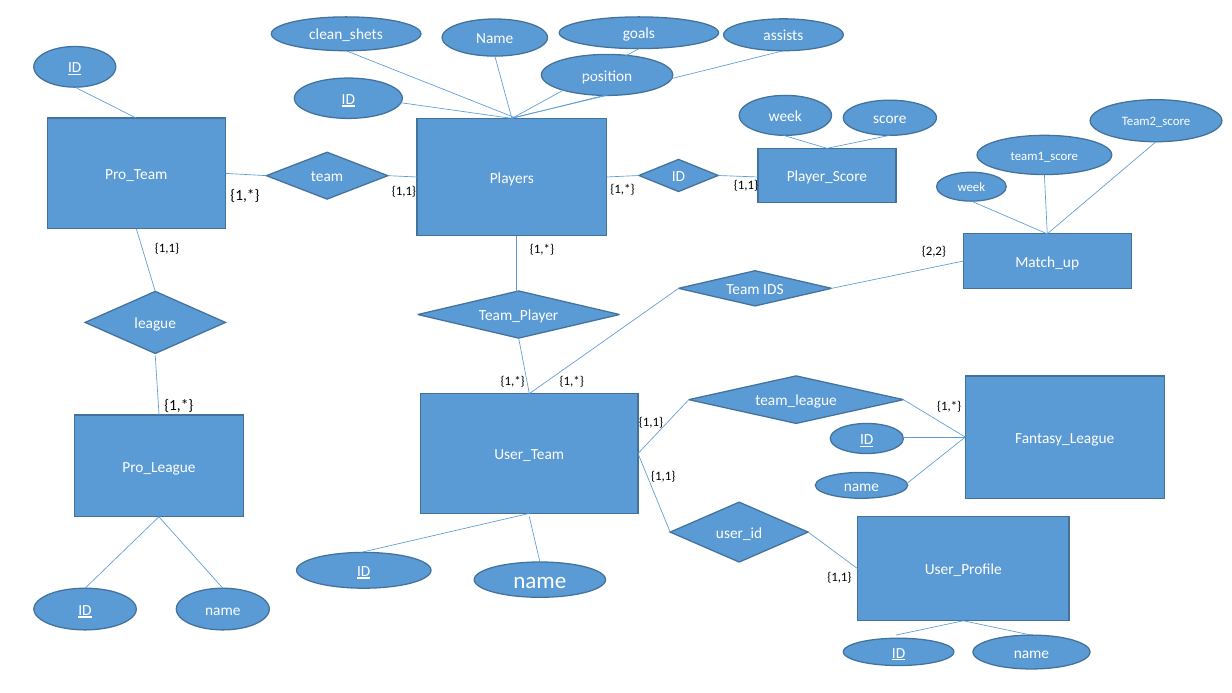
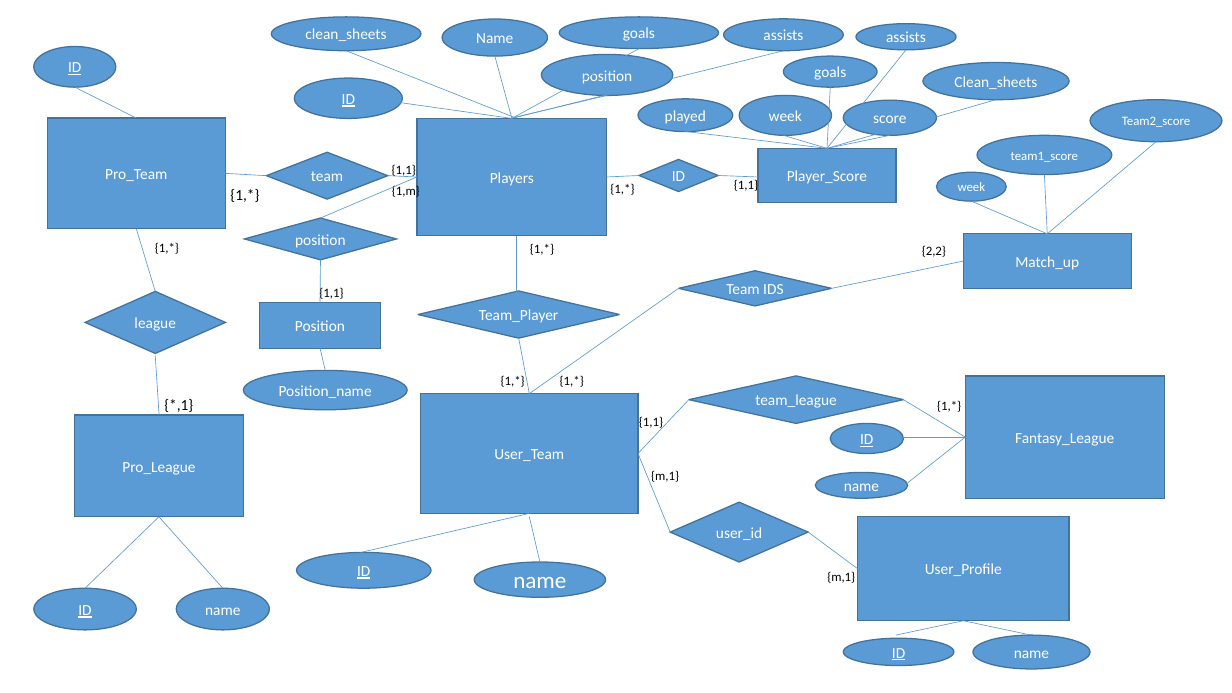
Before and after one commit to jjh35/cs342, a slide deck: slide 1 of project/projectERD.pptx. Drawn at 1232x693 pixels with LibreOffice and Linux fonts; fonts in the diff are those of the drawing. Boxes give left, top, right and bottom in pixels: in the first picture for what was removed or moved away, otherwise in the second. Text is boxed around its words. In the diff, an @@ line names an element or a change of style, - is before the commit and + after.

```diff
--- a/project/projectERD.pptx
+++ b/project/projectERD.pptx
@@ text in ellipse at box(305, 28, 386, 41): text changed @@
-clean_shets
+clean_sheets
@@ ellipse added at box(856, 24, 956, 50), fill #5B9BD5, outline #43739E 1 pt, 12 pt, text #FFFFFF @@
+assists
@@ ellipse added at box(784, 56, 877, 88), fill #5B9BD5, outline #43739E 1 pt, 12 pt, text #FFFFFF @@
+goals
@@ line added from (907, 50) to (827, 149), #5B9BD5 0.5 pt @@
@@ line added from (831, 87) to (827, 149), #5B9BD5 0.5 pt @@
@@ ellipse added at box(923, 63, 1069, 100), fill #5B9BD5, outline #43739E 1 pt, 12 pt, text #FFFFFF @@
+Clean_sheets
@@ ellipse added at box(638, 99, 732, 131), fill #5B9BD5, outline #43739E 1 pt, 12 pt, text #FFFFFF @@
+played
@@ line added from (996, 100) to (827, 149), #5B9BD5 0.5 pt @@
@@ line added from (686, 131) to (827, 149), #5B9BD5 0.5 pt @@
@@ line added from (321, 218) to (417, 177), #5B9BD5 0.5 pt @@
@@ text added at box(392, 164, 416, 178), 10 pt, text #000000 @@
+{1,1}
@@ text at box(392, 184, 420, 199): text changed @@
-{1,1}
+{1,m}
@@ diamond added at box(245, 218, 397, 260), fill #5B9BD5, outline #43739E 1 pt, 12 pt, text #FFFFFF @@
+position
@@ text at box(155, 242, 179, 254): text changed @@
-{1,1}
+{1,*}
@@ line added from (321, 260) to (320, 303), #5B9BD5 0.5 pt @@
@@ text added at box(319, 287, 343, 302), 10 pt, text #000000 @@
+{1,1}
@@ rectangle added at box(260, 303, 381, 348), fill #5B9BD5, outline #43739E 1 pt, 12 pt, text #FFFFFF @@
+Position
@@ line added from (325, 371) to (320, 348), #5B9BD5 0.5 pt @@
@@ ellipse added at box(243, 371, 407, 410), fill #5B9BD5, outline #43739E 1 pt, 12 pt, text #FFFFFF @@
+Position_name
@@ text at box(164, 399, 193, 415): text changed @@
-{1,*}
+{*,1}
@@ text at box(651, 470, 679, 482): text changed @@
-{1,1}
+{m,1}
@@ text at box(827, 571, 855, 583): text changed @@
-{1,1}
+{m,1}
```
Also in this commit, not shown: 23 other files.
